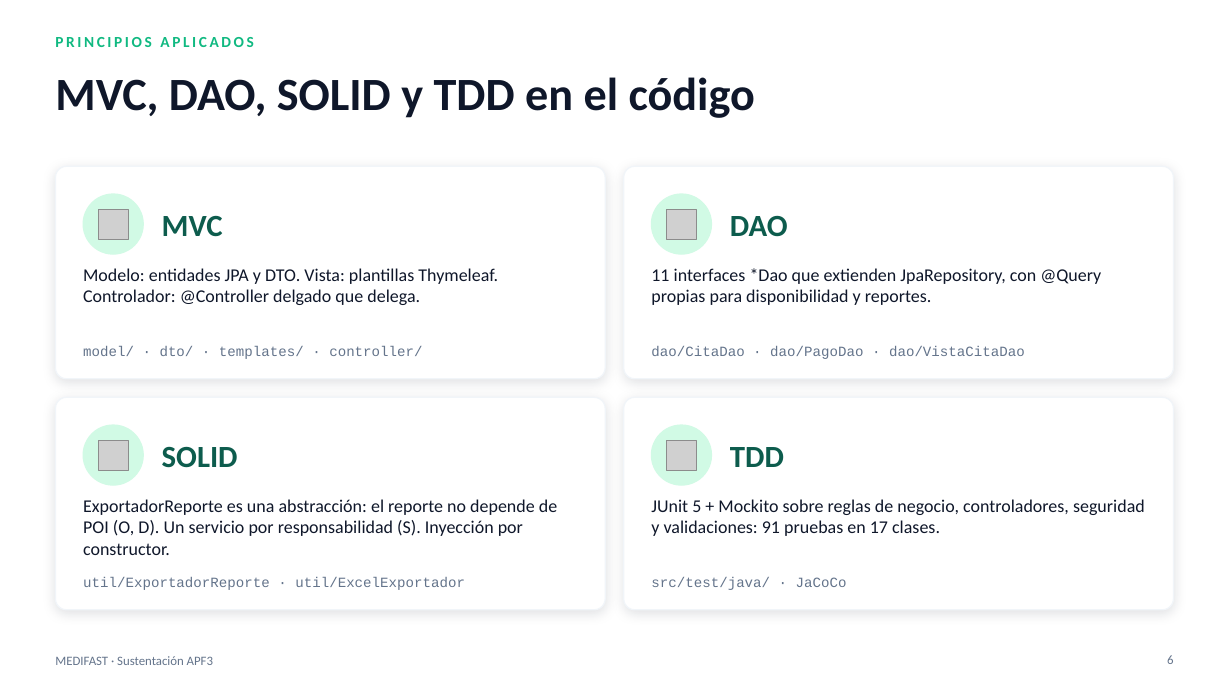
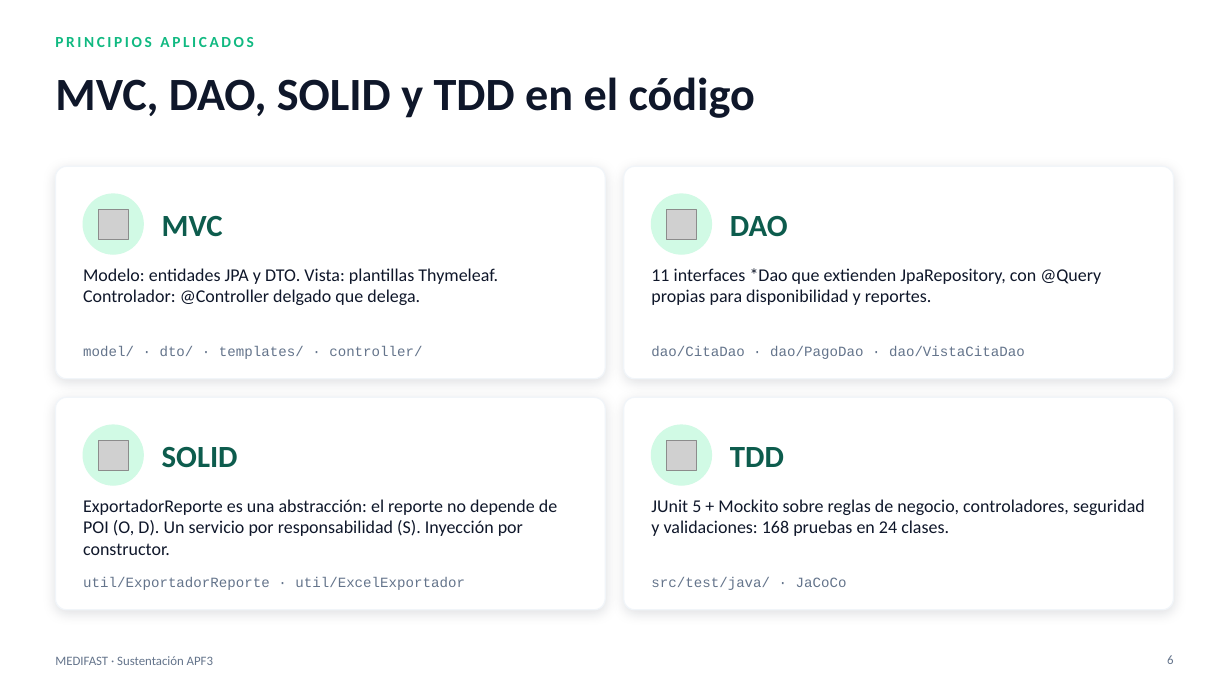
Before and after one commit to manuelguarniz/medifast, a slide deck: slide 6 of docs/entregables/MEDIFAST_APF3_Sustentacion.pptx. Drawn at 1232x693 pixels with LibreOffice and Linux fonts; fonts in the diff are those of the drawing; grey boxes stand for pictures. Boxes give left, top, right and bottom in pixels: in the first picture for what was removed or moved away, otherwise in the second. Text is boxed around its words. In the diff, an @@ line names an element or a change of style, - is before the commit and + after.

```diff
--- a/docs/entregables/MEDIFAST_APF3_Sustentacion.pptx
+++ b/docs/entregables/MEDIFAST_APF3_Sustentacion.pptx
@@ text at (651,499,1145,536): text changed @@
-JUnit 5 + Mockito sobre reglas de negocio, controladores, seguridad y validaciones: 91 pruebas en 17 clases.
+JUnit 5 + Mockito sobre reglas de negocio, controladores, seguridad y validaciones: 168 pruebas en 24 clases.
```
Also in this commit, not shown: 7 other slides changed, 37 other files.
